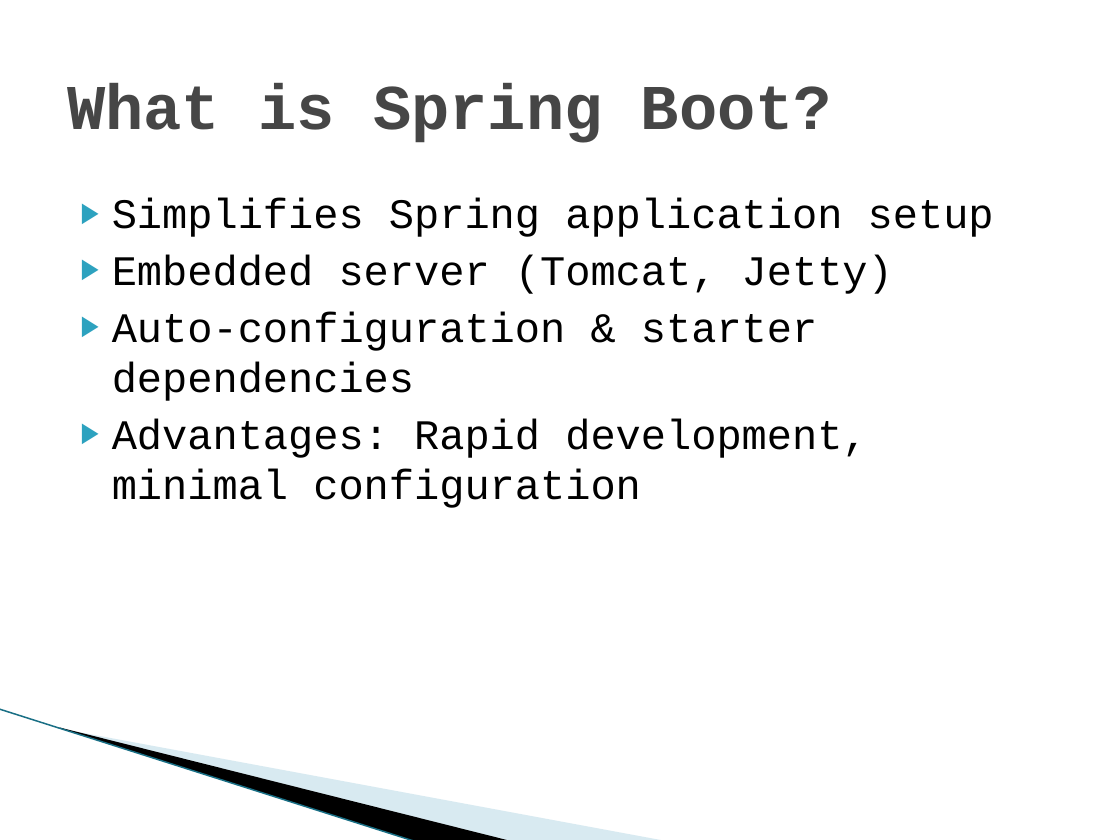
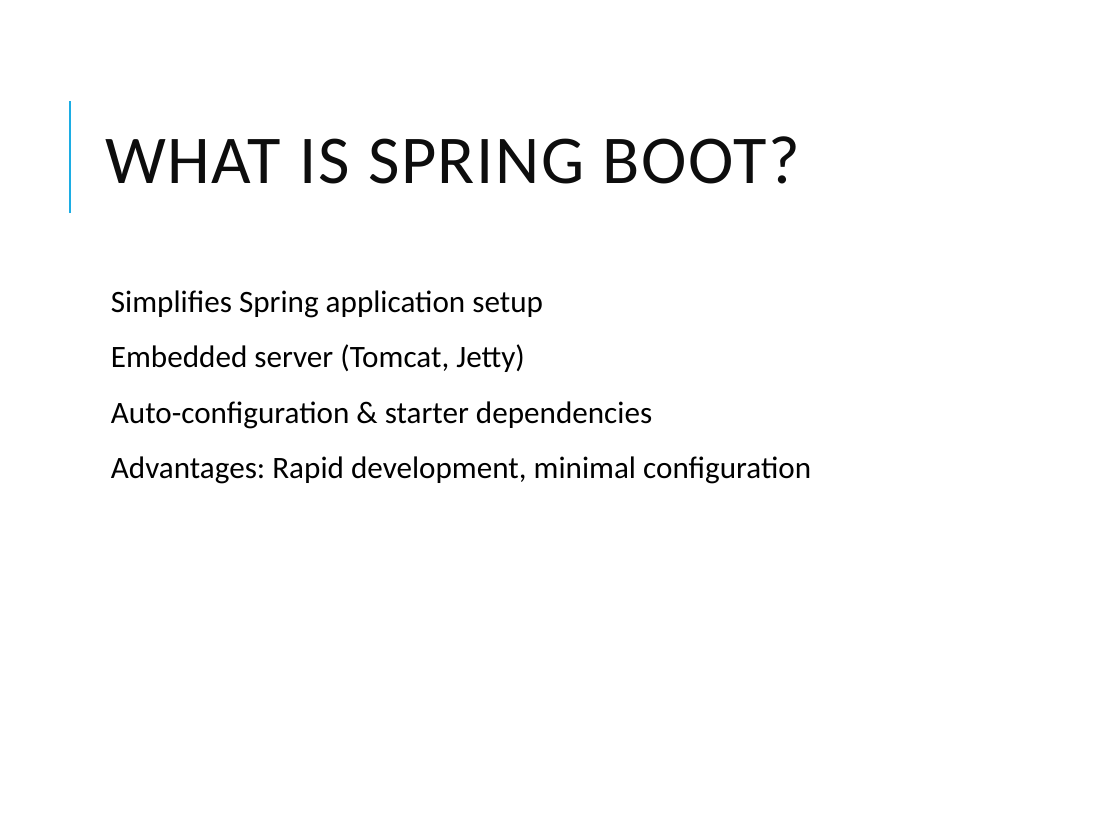
Before and after one commit to vikash-verma-profile/SpringBootRepo2025, a slide deck: slide 2 of Day-1/ADM Spring Boot & Microservices.pptx. Drawn at 1120x840 pixels with LibreOffice and Linux fonts; fonts in the diff are those of the drawing; background and template pictures are left out. Boxes give left, top, right and bottom in pixels: in the first picture for what was removed or moved away, otherwise in the second. Text is boxed around its words. In the diff, an @@ line names an element or a change of style, - is before the commit and + after.

```diff
--- a/Day-1/ADM Spring Boot & Microservices.pptx
+++ b/Day-1/ADM Spring Boot & Microservices.pptx
@@ line added from (69, 213) to (69, 101), #1CADE4 1.5 pt @@
@@ title at (105,136,800,184): text changed; size 41 to 44 pt; font Courier New to Calibri; text colour #464646 to #0D0D0D; bold off @@
-What is Spring Boot?
+WHAT IS SPRING BOOT?
@@ text "Simplifies Spring application setup": place and size @@
-text "Simplifies Spring application setup" at (112,198,994,508)
+text "Simplifies Spring application setup" at (111,290,811,484)
@@ text "Simplifies Spring application setup" at (111,290,811,484): size 27 to 20 pt, font Courier New to Calibri; bullet ▶ to  ; line spacing 1 to 0.9; more space between paragraphs; bullet colour #2DA2BF to #1CADE4 @@
@@ line removed from (0, 709) to (416, 840) @@
@@ freeform shape removed at (59,727,512,840) @@
@@ freeform shape removed at (62,728,666,840) @@
```
Also in this commit, not shown: 5 other slides changed, 23 other files.
